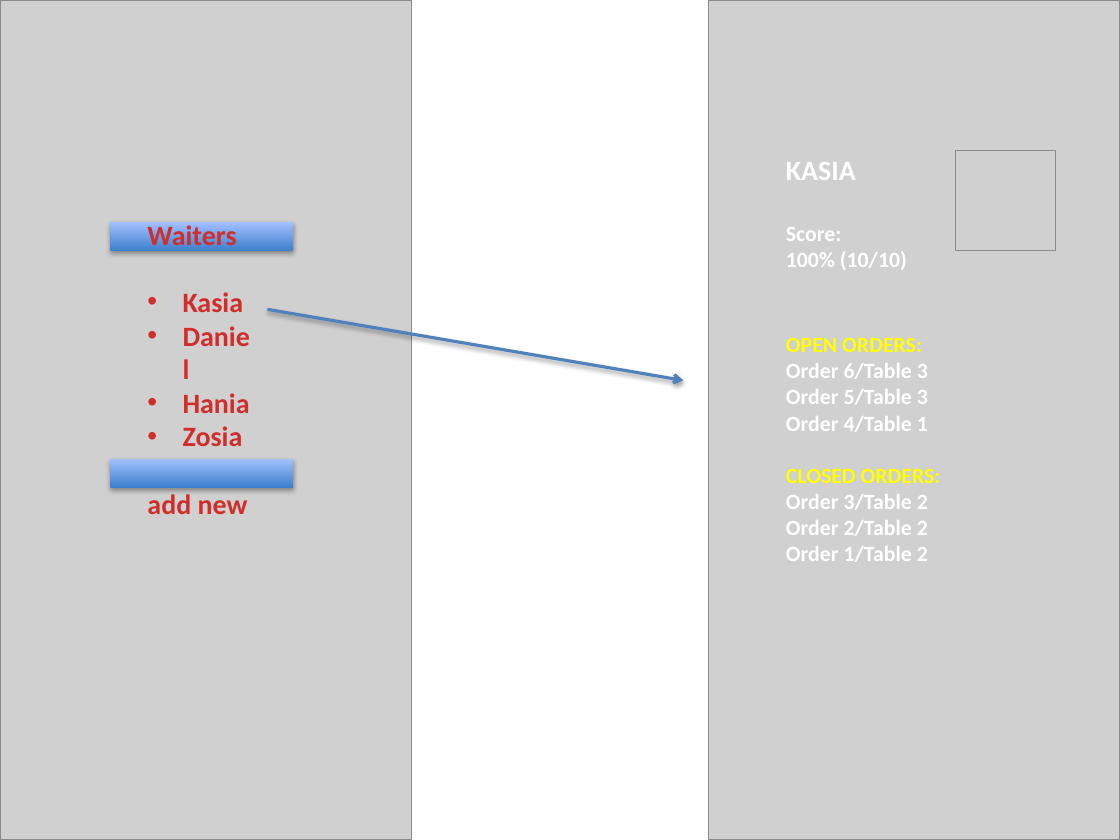
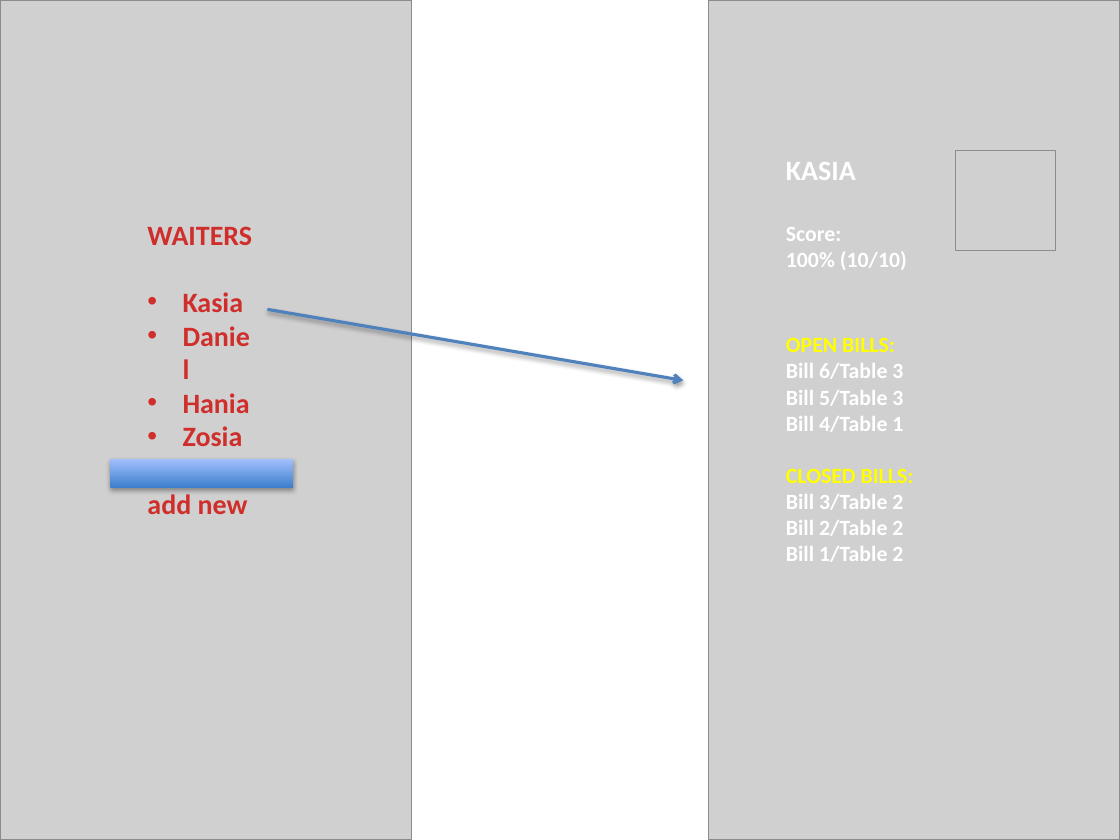
Before and after one commit to orbitka/RESTaurantApp, a slide deck: slide 9 of ERD+wireframes.pptx (slide 8 before the commit). Drawn at 1120x840 pixels with LibreOffice and Linux fonts; fonts in the diff are those of the drawing; grey boxes stand for pictures. Boxes give left, top, right and bottom in pixels: in the first picture for what was removed or moved away, otherwise in the second. Text is boxed around its words. In the diff, an @@ line names an element or a change of style, - is before the commit and + after.

```diff
--- a/ERD+wireframes.pptx
+++ b/ERD+wireframes.pptx
@@ rectangle removed at box(111, 222, 293, 251) @@
@@ text at box(147, 226, 252, 245): text changed @@
-Waiters
+WAITERS
@@ text at box(786, 337, 914, 562): text changed @@
-OPEN ORDERS:
-Order 6/Table 3
-Order 5/Table 3
-Order 4/Table 1
-CLOSED ORDERS:
-Order 3/Table 2
-Order 2/Table 2
-Order 1/Table 2
+OPEN BILLS:
+Bill 6/Table 3
+Bill 5/Table 3
+Bill 4/Table 1
+CLOSED BILLS:
+Bill 3/Table 2
+Bill 2/Table 2
+Bill 1/Table 2
```
Also in this commit, not shown: 8 other slides changed, 1 slide added, 17 other files.
